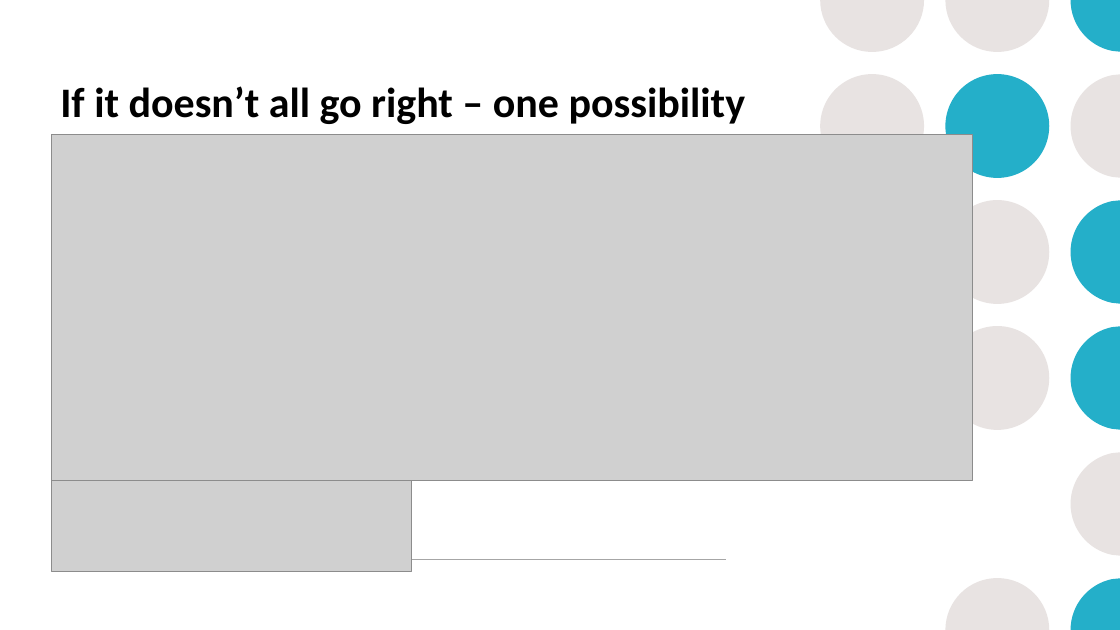
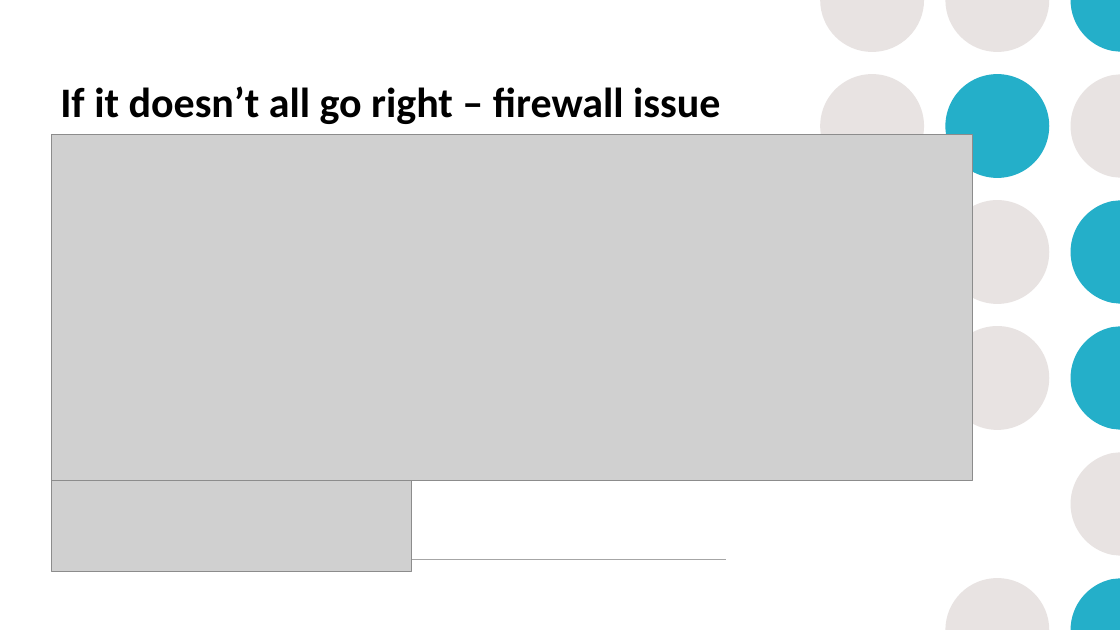
Before and after one commit to mrobbeloth/Lectures, a slide deck: slide 48 of Minecraft/Learning DevOps Through Minecraft.pptx (slide 47 before the commit). Drawn at 1120x630 pixels with LibreOffice and Linux fonts; fonts in the diff are those of the drawing; grey boxes stand for pictures. Boxes give left, top, right and bottom in pixels: in the first picture for what was removed or moved away, otherwise in the second. Text is boxed around its words. In the diff, an @@ line names an element or a change of style, - is before the commit and + after.

Commit message:
Update presentation

```diff
--- a/Minecraft/Learning DevOps Through Minecraft.pptx
+++ b/Minecraft/Learning DevOps Through Minecraft.pptx
@@ title at [60, 86, 720, 124]: text changed @@
-If it doesn’t all go right – one possibility
+If it doesn’t all go right – firewall issue
```
Also in this commit, not shown: 1 other slide changed, 1 slide added.
